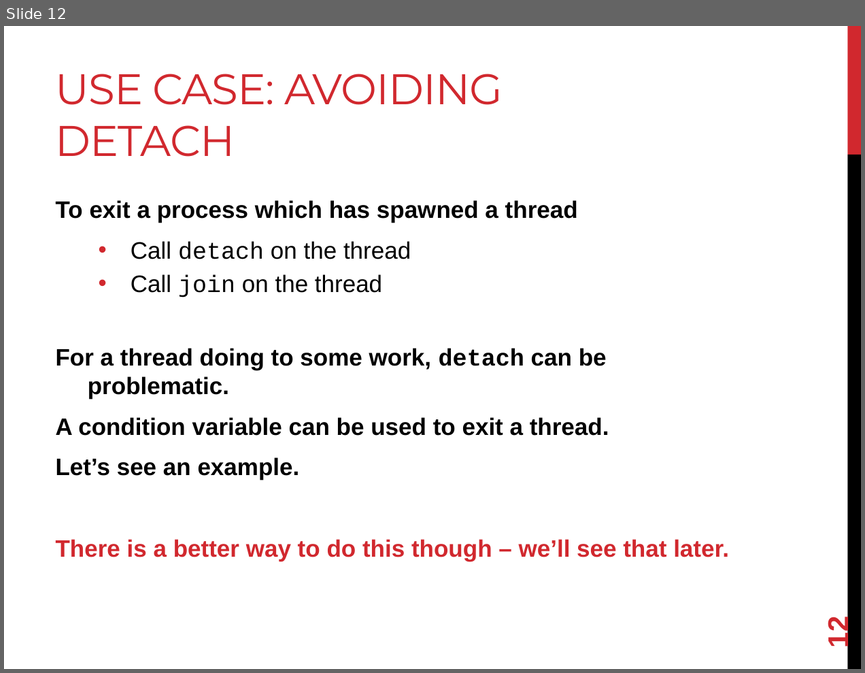
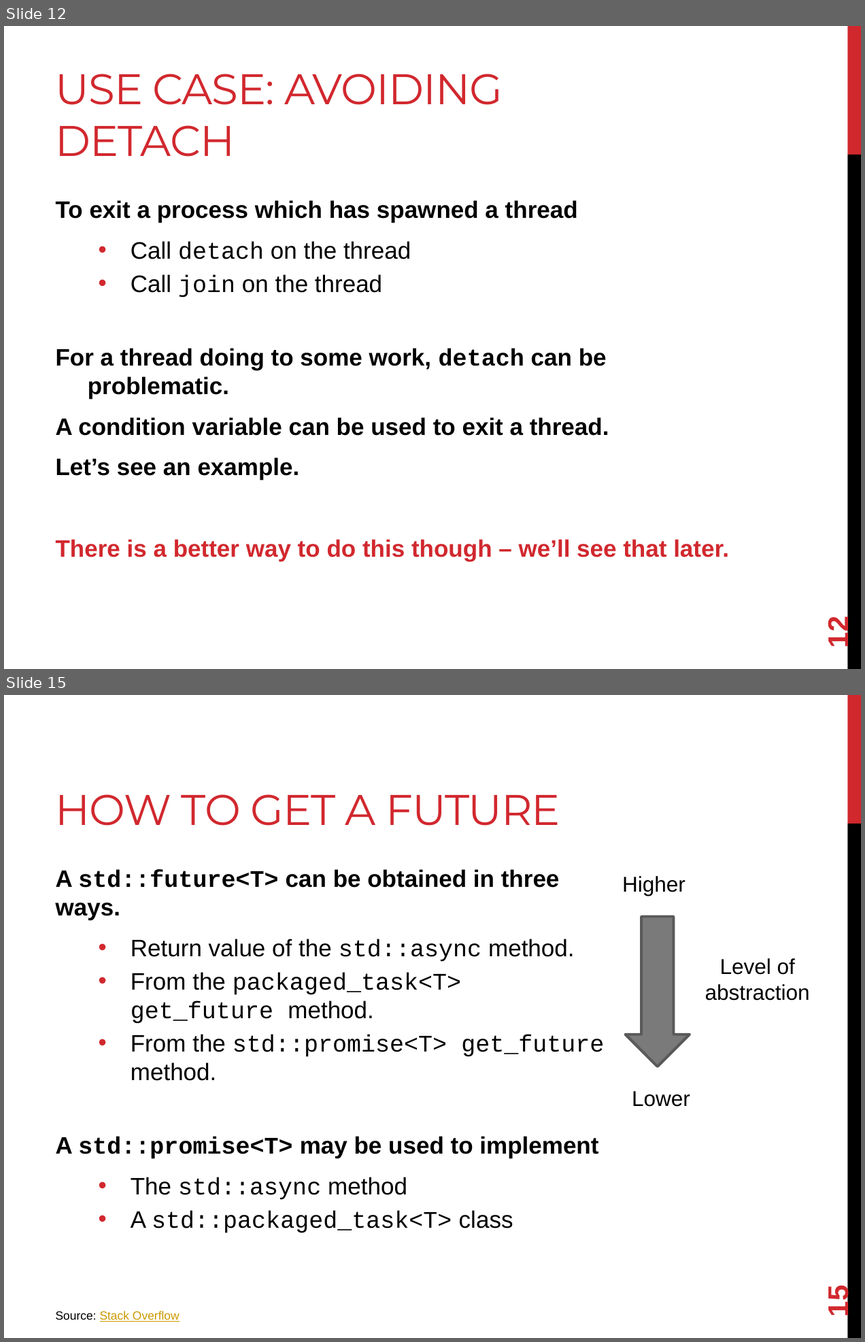
Before and after one commit to joshpeterson/DevelopingConcurrentSoftware, a slide deck: Lectures/Asynchronous Operations/Asynchronous Operations.pptx. Shown one above the other, each under a label of ours: slide 12 before the commit, slides 12 and 15 after it; the slides between them are not shown. The pictures are 865x673 and 865x1342 pixels, drawn with LibreOffice and Linux fonts; fonts in the diff are those of the drawing. Boxes give left, top, right and bottom in pixels: in the first picture for what was removed or moved away, otherwise in the second. Text is boxed around its words. In the diff, an @@ line names an element or a change of style, - is before the commit and + after.

Commit message:
Add details about std::async.

```diff
--- a/Lectures/Asynchronous Operations/Asynchronous Operations.pptx
+++ b/Lectures/Asynchronous Operations/Asynchronous Operations.pptx
@@ slide 15 added at (4,695,861,1338), background #FFFFFF; not listed: 2 template elements that a slide beside it also shows @@
@@ title added at (56,794,560,826), 36 pt, text #D1282E @@
+HOW TO GET A FUTURE
@@ text added at (56,869,604,1233), 20 pt, text #000000 @@
+A std::future<T> can be obtained in three ways.
+  • Return value of the std::async method.
+  • From the packaged_task<T> get_future method.
+  • From the std::promise<T> get_future method.
+A std::promise<T> may be used to implement
+  • The std::async method
+  • A std::packaged_task<T> class
@@ text added at (622,876,685,896), 18 pt, text #000000 @@
+Higher
@@ down arrow added at (626,916,689,1066), fill #7A7A7A, outline #5A5A5A 2.25 pt @@
@@ text added at (705,958,810,1000), 18 pt, text #000000 @@
+Level of abstraction
@@ text added at (632,1091,690,1106), 18 pt, text #000000 @@
+Lower
@@ page number added at (822,1288,854,1317), 24 pt, text #D1282E, bold @@
+15
@@ text added at (56,1310,179,1321), 10 pt, text #CC9900, underline @@
+Source: Stack Overflow
```
Also in this commit, not shown: 6 slides changed, 2 other slides added, 4 other files.
